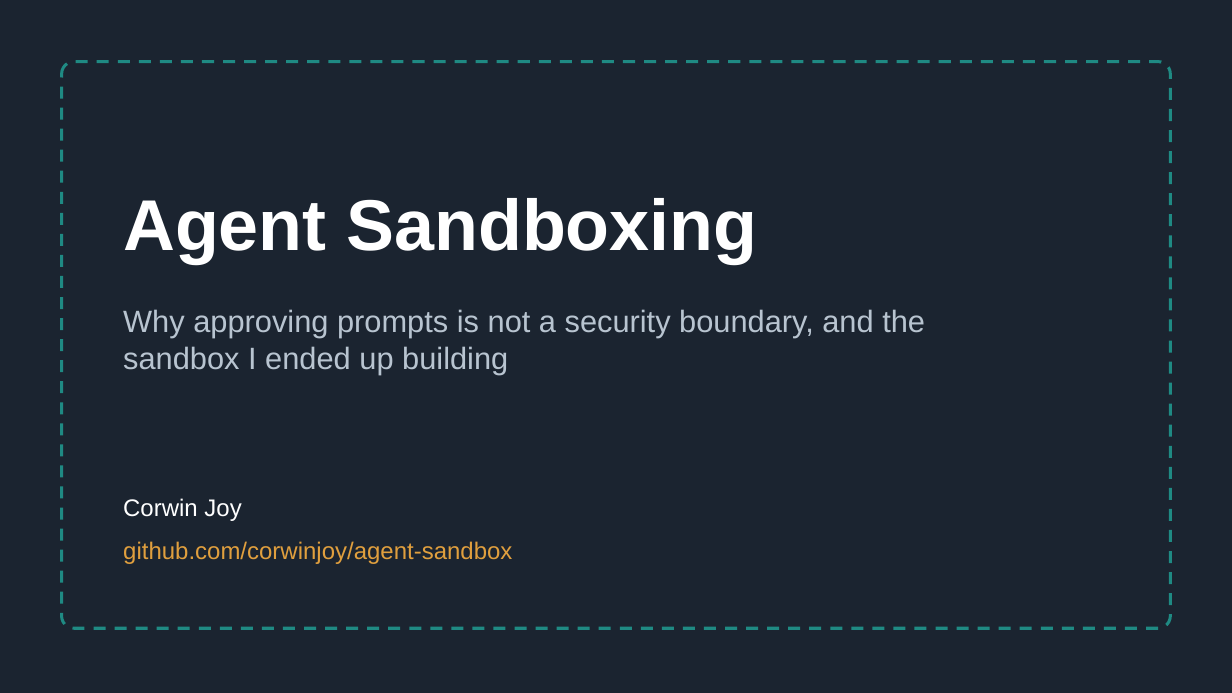
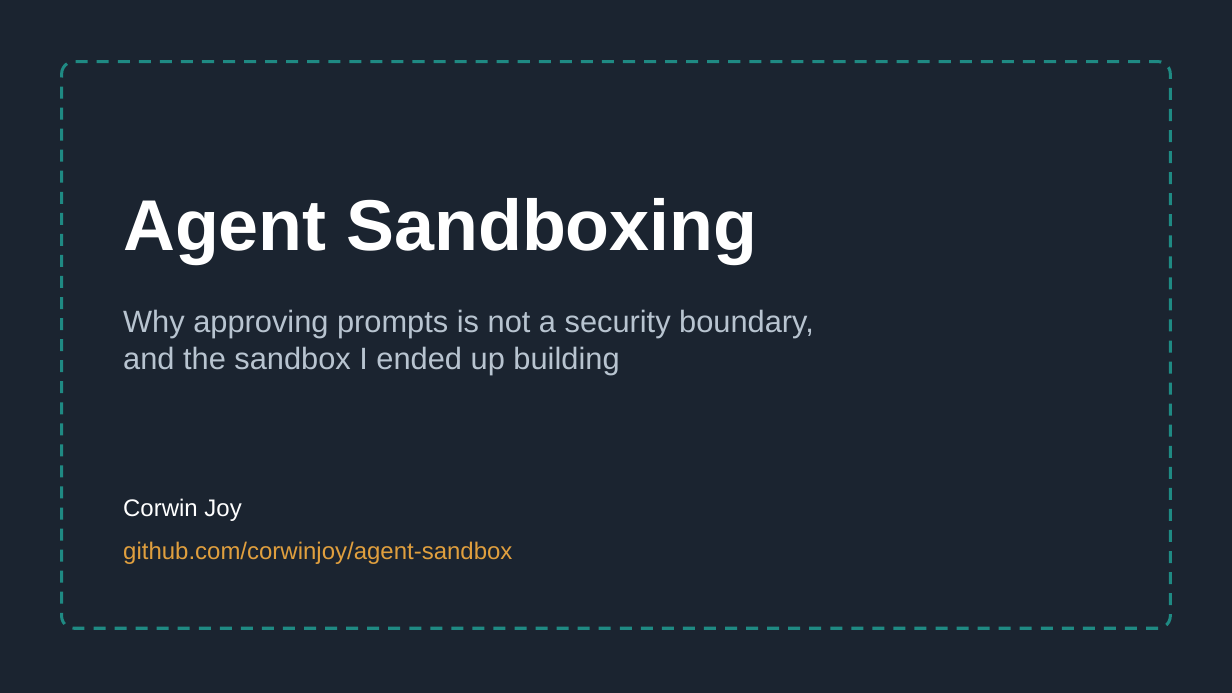
Before and after one commit to corwinjoy/agent-sandbox, a slide deck: slide 1 of slides/agent-sandbox-talk.odp. Drawn at 1232x693 pixels with LibreOffice and Linux fonts; fonts in the diff are those of the drawing. Boxes give left, top, right and bottom in pixels: in the first picture for what was removed or moved away, otherwise in the second. Text is boxed around its words. In the diff, an @@ line names an element or a change of style, - is before the commit and + after.

```diff
--- a/slides/agent-sandbox-talk.odp
+++ b/slides/agent-sandbox-talk.odp
@@ text at [123,309,814,375]: text changed @@
-Why approving prompts is not a security boundary, and the sandbox I ended up building
+Why approving prompts is not a security boundary,
+and the sandbox I ended up building
```
Also in this commit, not shown: 2 other files.
